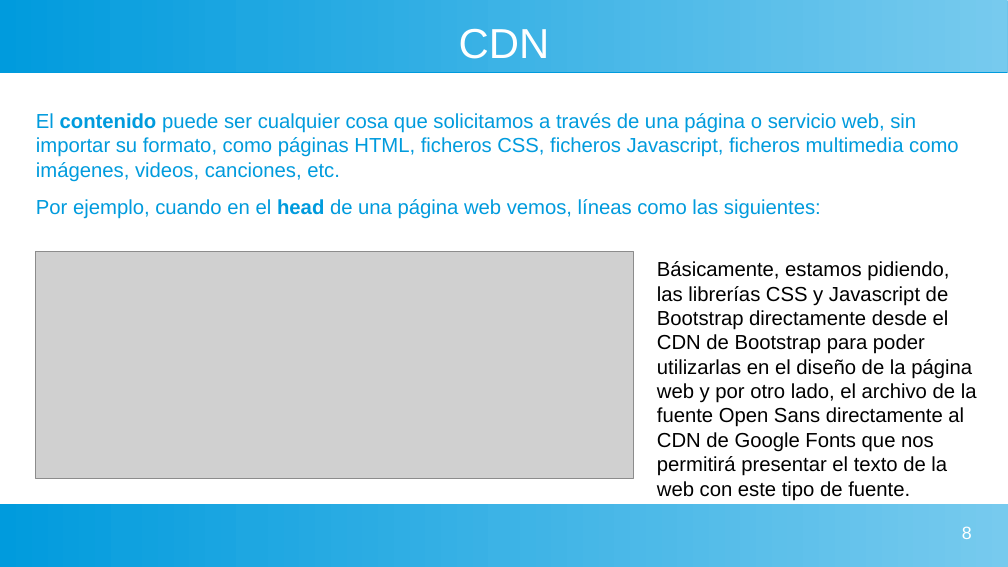
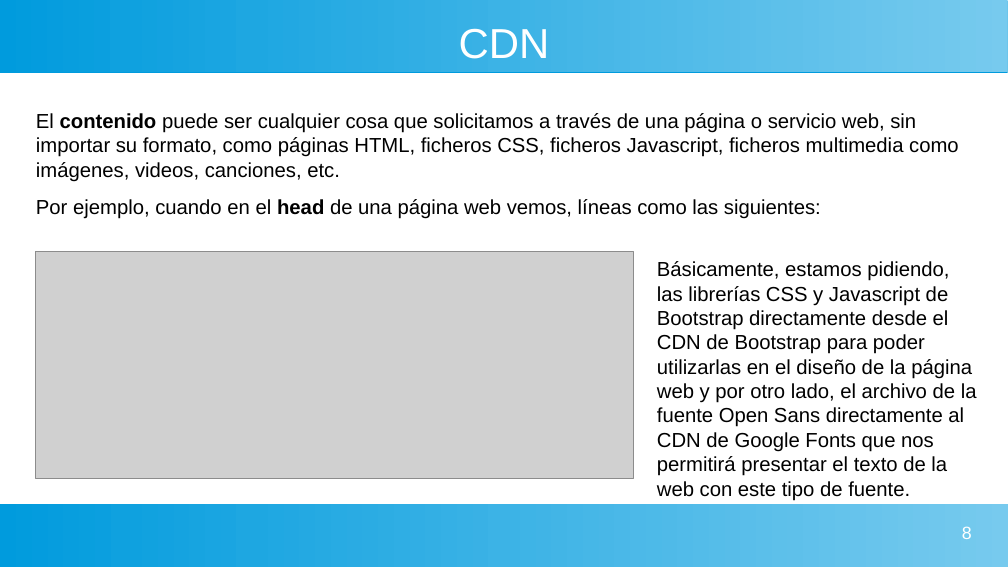
Before and after one commit to gaizkamg/HTML-CSS-Entregable, a slide deck: slide 8 of Presentacion/Directorios.odp. Drawn at 1008x567 pixels with LibreOffice and Linux fonts; fonts in the diff are those of the drawing; grey boxes stand for pictures. Boxes give left, top, right and bottom in pixels: in the first picture for what was removed or moved away, otherwise in the second. Text is boxed around its words. In the diff, an @@ line names an element or a change of style, - is before the commit and + after.

```diff
--- a/Presentacion/Directorios.odp
+++ b/Presentacion/Directorios.odp
@@ text "El contenido puede ser cualquier ..." at box(36, 113, 959, 219): text colour #009BDD to #000000 @@
```
Also in this commit, not shown: 4 other slides changed.
